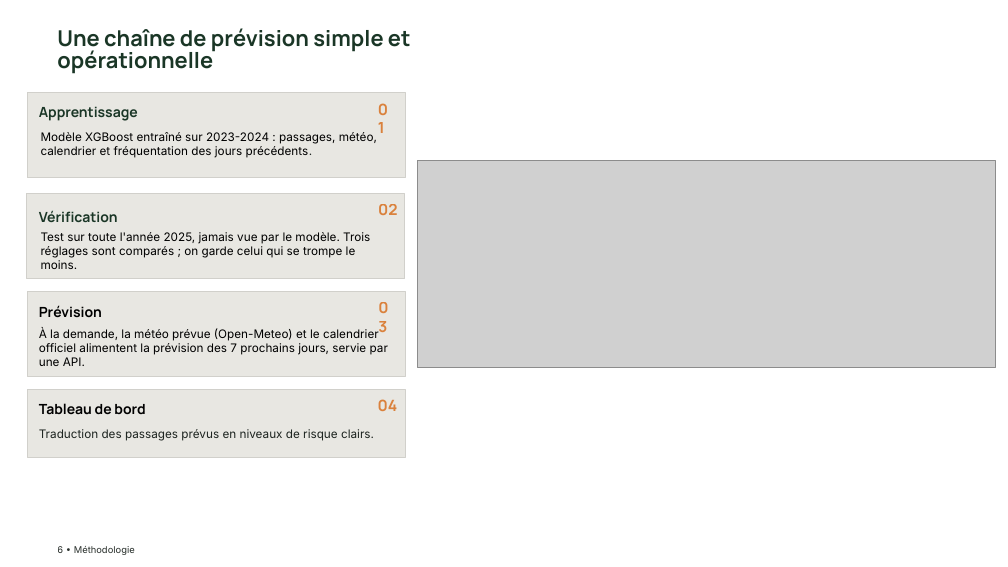
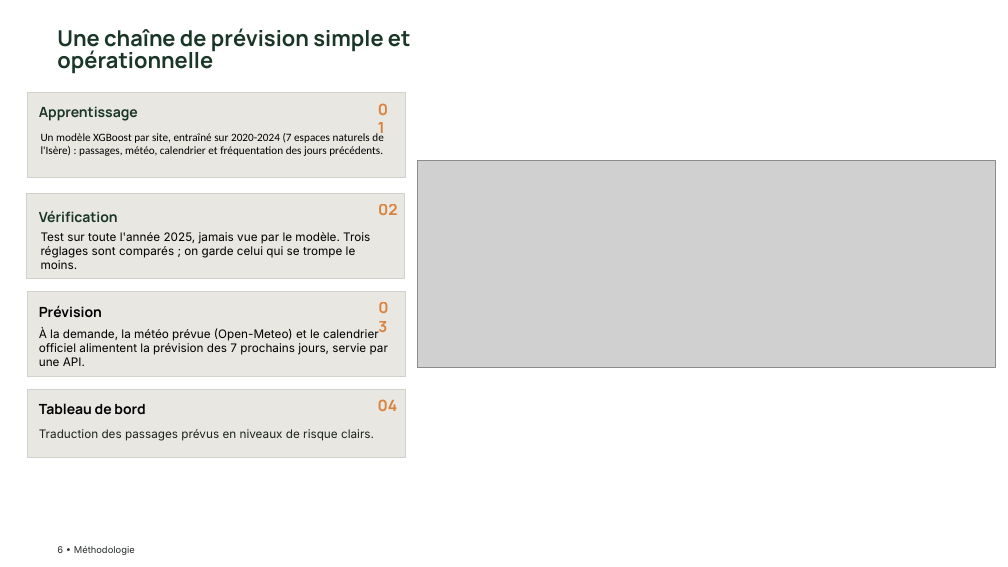
Before and after one commit to Claken/HACKATHON-DGE, a slide deck: slide 6 of livrable/Equipe 2 - Slides.pptx. Drawn at 1008x567 pixels with LibreOffice and Linux fonts; fonts in the diff are those of the drawing; grey boxes stand for pictures; background and template pictures are left out. Boxes give left, top, right and bottom in pixels: in the first picture for what was removed or moved away, otherwise in the second. Text is boxed around its words. In the diff, an @@ line names an element or a change of style, - is before the commit and + after.

Commit message:
slide up to date with current repo

```diff
--- a/livrable/Equipe 2 - Slides.pptx
+++ b/livrable/Equipe 2 - Slides.pptx
@@ text at (x1=41, y1=132, x2=383, y2=156): text changed; size 8.4 to 8 pt; font Inter to Calibri @@
-Modèle XGBoost entraîné sur 2023-2024 : passages, météo, calendrier et fréquentation des jours précédents.
+Un modèle XGBoost par site, entraîné sur 2020-2024 (7 espaces naturels de l'Isère) : passages, météo, calendrier et fréquentation des jours précédents.
```
